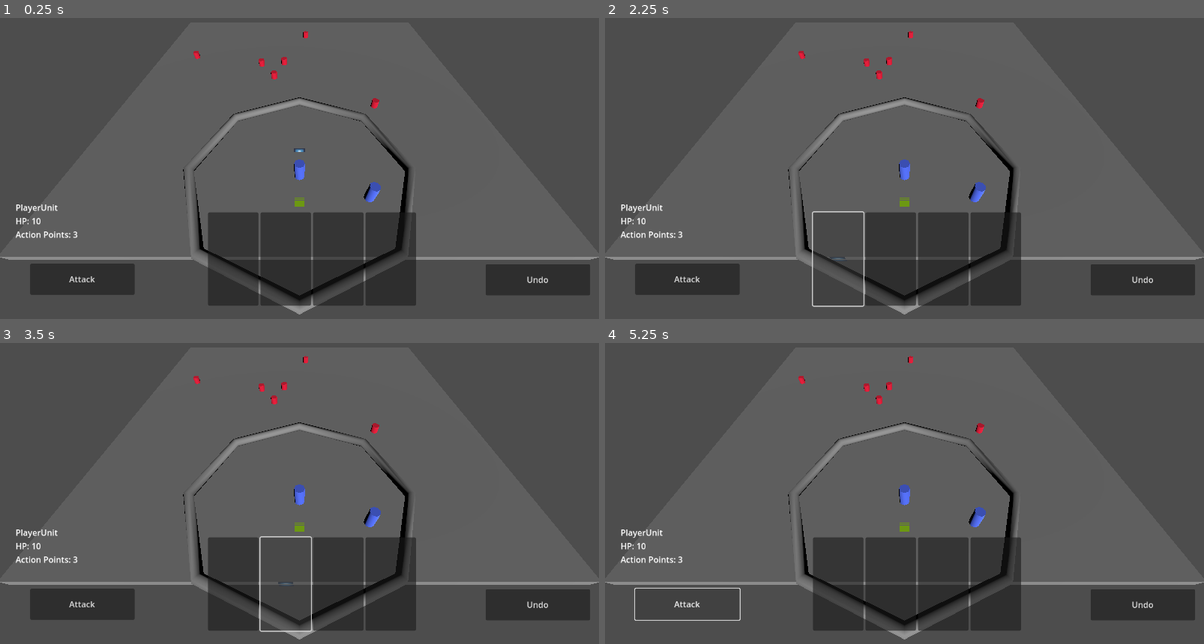
Above: before the commit, frames 1-4 (two rows, left to right).
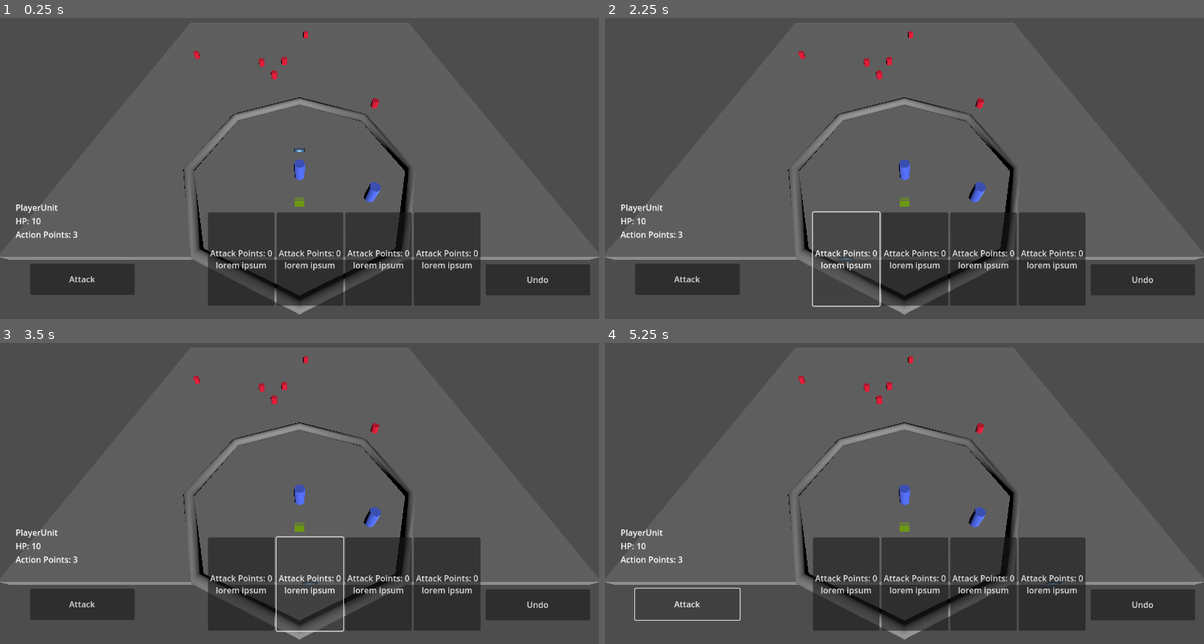
Above: after the commit, the same moments.

Repository: ValorZard/Priyanka-outdated
Game: Godot game, scene res://GameBoard/test_scene.tscn
Same seed, same stepped clock (60 frames per second), same inputs: the game is played once before the commit and once after it. The engine's default icon, where the game draws it, is replaced by a stand-in: a white triangle on a blue panel in a dark square.
Inputs (mouse positions are in pixels of both pictures, inside the frame that each line leads up to; where the layout moved, square brackets give the same spot in the first picture):
- Up to frame 1 (0.25 s): no input
- Up to frame 2 (2.25 s): click "Attack" at 0.5 s; click "Undo" at 1.25 s; click (844, 258) [838, 258] at 2 s
- Up to frame 3 (3.5 s): click (311, 583) [287, 583] at 2.75 s
- Up to frame 4 (5.25 s): click (982, 583) [940, 583] at 3.5 s; click (1054, 583) [994, 583] at 4.25 s; click "Attack" at 5 s

The runs differ from the first frame. In frame 1, 4.4% of the frame differs, in the area x 35-81%, y 64-96%; in frame 2, 4.5%; in frame 3, 4.6%, in the area x 35-81%, y 64-97%; in frame 4, 4.4%.

Commit message:
got cards working with resources

Diff:
--- /dev/null
+++ b/Cards/CardData.gd
@@ -0,0 +1,13 @@
+extends Resource
+
+class_name CardData
+
+@export var attack_point_cost: int
+@export var description : String
+
+# Make sure that every parameter has a default value.
+# Otherwise, there will be problems with creating and editing
+# your resource via the inspector.
+func _init(attack_point_cost = 0, description = "lorem ipsum"):
+	self.attack_point_cost = attack_point_cost
+	self.description = description
--- /dev/null
+++ b/Cards/CardData.tres
@@ -0,0 +1,8 @@
+[gd_resource type="Resource" script_class="CardData" load_steps=2 format=3 uid="uid://2qob5dhccxko"]
+
+[ext_resource type="Script" path="res://Cards/CardData.gd" id="1_57ebq"]
+
+[resource]
+script = ExtResource("1_57ebq")
+attack_point_cost = 0
+description = "lorem ipsum"
--- a/UI/CardButton.gd
+++ b/UI/CardButton.gd
@@ -1,10 +1,12 @@
-extends Node
+extends Button
 
 class_name CardButton
 
+var card_data : CardData = preload("res://Cards/CardData.tres")
+
 # Called when the node enters the scene tree for the first time.
 func _ready():
-	pass # Replace with function body.
+	self.text = str("Attack Points: ", card_data.attack_point_cost, "\n", card_data.description)
 
 
 # Called every frame. 'delta' is the elapsed time since the previous frame.
--- a/UI/CardButton.tscn
+++ b/UI/CardButton.tscn
@@ -1,5 +1,9 @@
-[gd_scene format=3 uid="uid://c3x3m37qiby8q"]
+[gd_scene load_steps=2 format=3 uid="uid://c3x3m37qiby8q"]
+
+[ext_resource type="Script" path="res://UI/CardButton.gd" id="1_d6j3d"]
 
 [node name="CardButton" type="Button"]
 offset_right = 85.0
 offset_bottom = 150.0
+text = "LOL"
+script = ExtResource("1_d6j3d")
--- a/UI/InputManager.gd
+++ b/UI/InputManager.gd
@@ -7,6 +7,7 @@
 var camera3d : Camera3D
 var turn_timer : Timer
 
+var is_game_over : bool = false
 # Called when the node enters the scene tree for the first time.
 func _ready():
 	game_board = get_parent()
@@ -58,6 +59,8 @@
 				# restart timer now that the unit can't do anything more
 				turn_timer.start()
 	else:
-		#print("its done dude")
+		if is_game_over == false:
+			game_board.log_event("Game Over!")
+			is_game_over = true
 		pass
 	$StatsLabel.text = str(game_board.get_current_unit().name, "\nHP: ", game_board.get_current_unit().health, "\nAction Points: ", game_board.get_current_unit().action_points)
Not shown: 1 places in Attacks/AttackArea.tscn that only renumber resources
